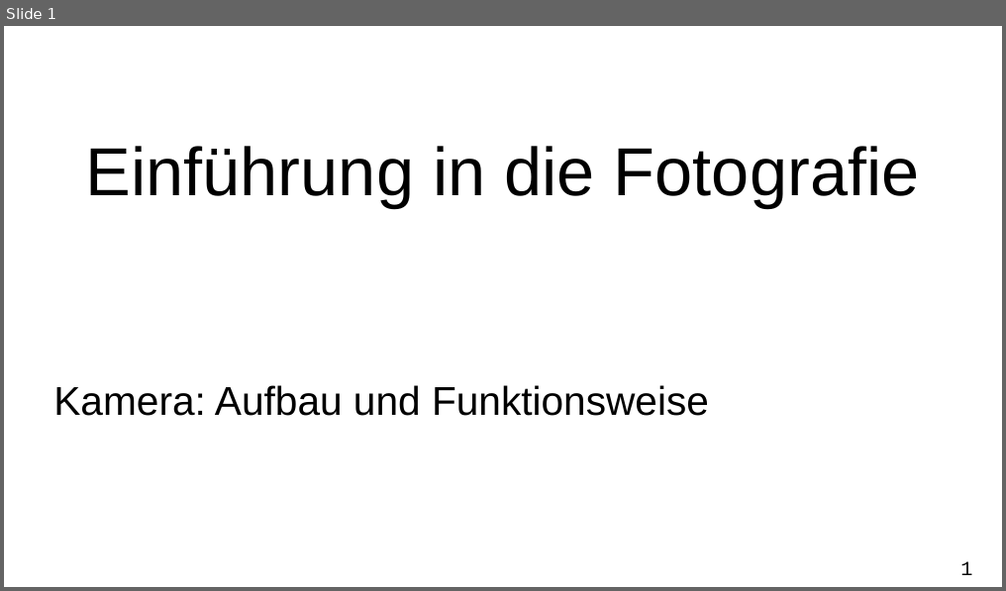
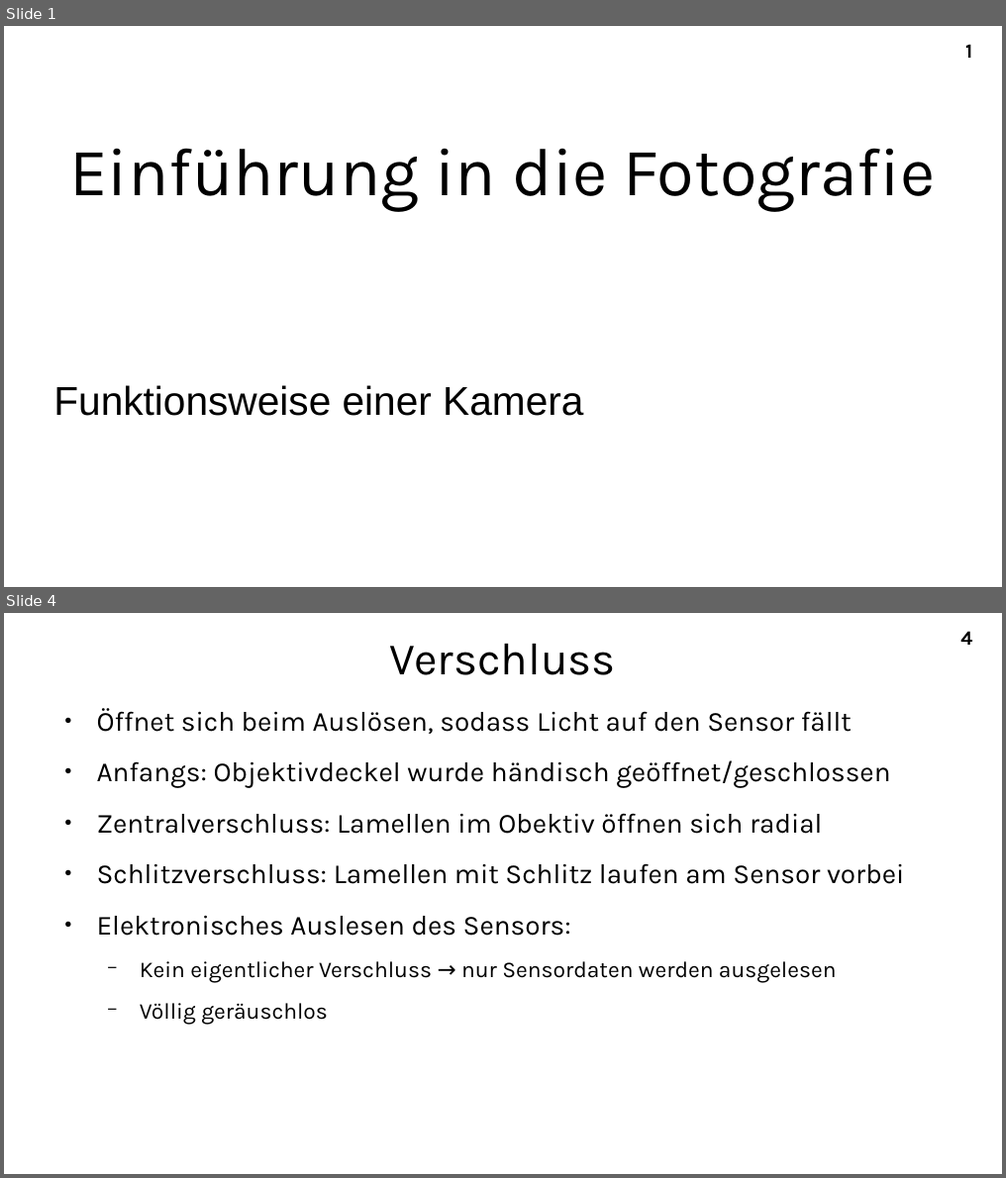
Before and after one commit to A-Schmid/PhotographyCourse, a slide deck: slides_de/camera.odp. Shown one above the other, each under a label of ours: slide 1 before the commit, slides 1 and 4 after it; the slides between them are not shown. The pictures are 1006x591 and 1006x1178 pixels, drawn with LibreOffice and Linux fonts; fonts in the diff are those of the drawing. Boxes give left, top, right and bottom in pixels: in the first picture for what was removed or moved away, otherwise in the second. Text is boxed around its words. In the diff, an @@ line names an element or a change of style, - is before the commit and + after.

```diff
--- a/slides_de/camera.odp
+++ b/slides_de/camera.odp
@@ slide 4 added at (x1=4, y1=613, x2=1002, y2=1174), background #FFFFFF; not listed: 1 template element that a slide beside it also shows @@
@@ title added at (x1=390, y1=643, x2=616, y2=675), 36 pt, text #000000 @@
+Verschluss
@@ text added at (x1=97, y1=708, x2=904, y2=1024), 22 pt, text #000000 @@
+● Öffnet sich beim Auslösen, sodass Licht auf den Sensor fällt
+● Anfangs: Objektivdeckel wurde händisch geöffnet/geschlossen
+● Zentralverschluss: Lamellen im Obektiv öffnen sich radial
+● Schlitzverschluss: Lamellen mit Schlitz laufen am Sensor vorbei
+● Elektronisches Auslesen des Sensors:
+  − Kein eigentlicher Verschluss → nur Sensordaten werden ausgelesen
+  − Völlig geräuschlos
@@ slide 1 changed as well @@
@@ title "Einführung in die Fotografie" at (x1=69, y1=148, x2=936, y2=212): font Arial to Karla @@
@@ page number moved from (x1=960, y1=562, x2=972, y2=575) to (x1=965, y1=44, x2=972, y2=58) @@
@@ page number at (x1=965, y1=44, x2=972, y2=58): font Courier New to Karla, bold on @@
@@ subtitle at (x1=54, y1=385, x2=583, y2=416): text changed @@
-Kamera: Aufbau und Funktionsweise
+Funktionsweise einer Kamera
```
Also in this commit, not shown: 9 other slides added, 1 slide removed, 12 other files.
